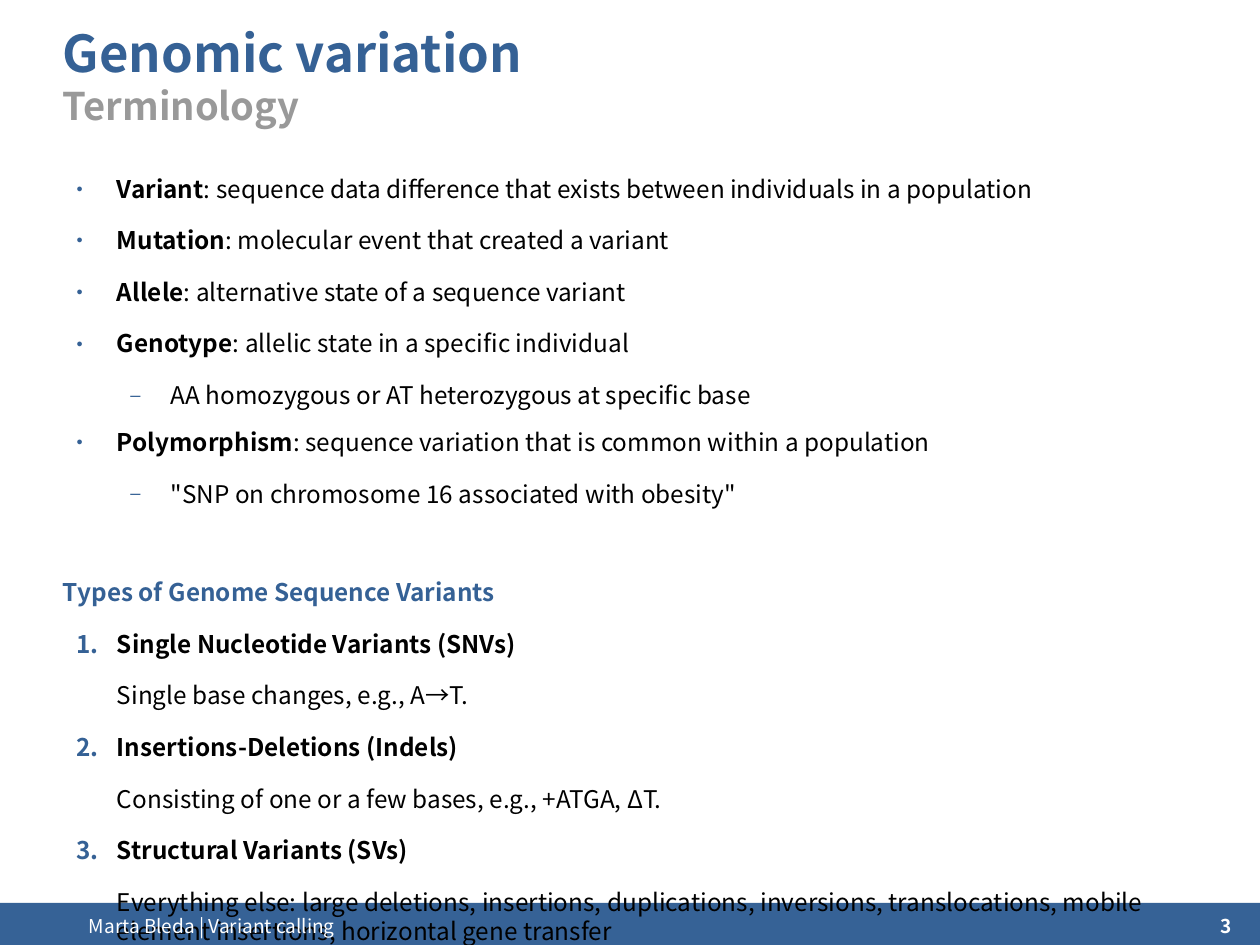
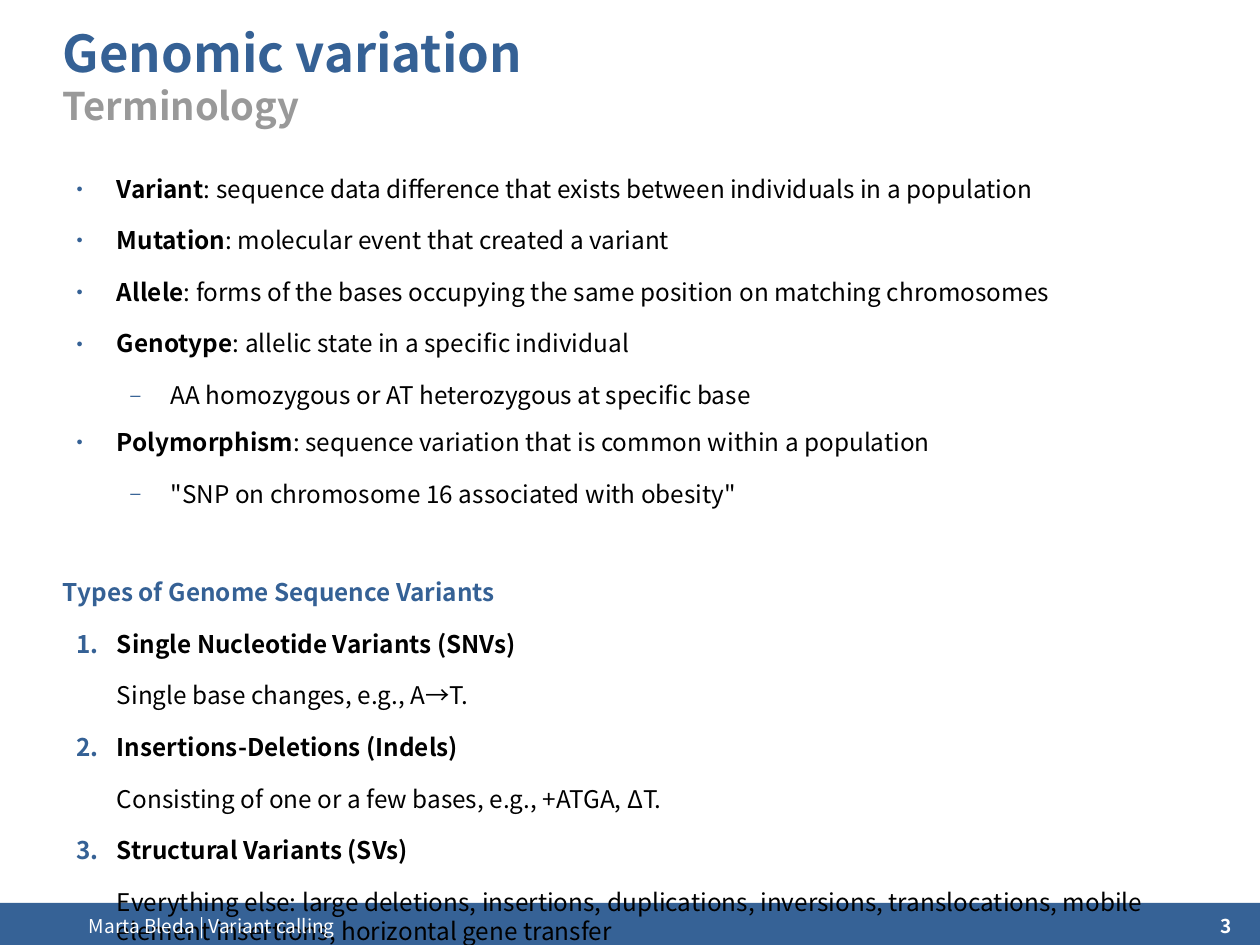
Before and after one commit to mbleda/ngscourse.github.io, a slide deck: slide 3 of COURSE_MATERIALS/variant_calling/slides/2014-Cambridge_variant_calling.odp. Drawn at 1260x945 pixels with LibreOffice and Linux fonts; fonts in the diff are those of the drawing; background and template pictures are left out. Boxes give left, top, right and bottom in pixels: in the first picture for what was removed or moved away, otherwise in the second. Text is boxed around its words. In the diff, an @@ line names an element or a change of style, - is before the commit and + after.

```diff
--- a/COURSE_MATERIALS/variant_calling/slides/2014-Cambridge_variant_calling.odp
+++ b/COURSE_MATERIALS/variant_calling/slides/2014-Cambridge_variant_calling.odp
@@ text at [117, 281, 1049, 307]: text changed @@
-● Allele: alternative state of a sequence variant
+● Allele: forms of the bases occupying the same position on matching chromosomes
```
Also in this commit, not shown: 5 other slides changed, 3 slides removed, 10 other files.
